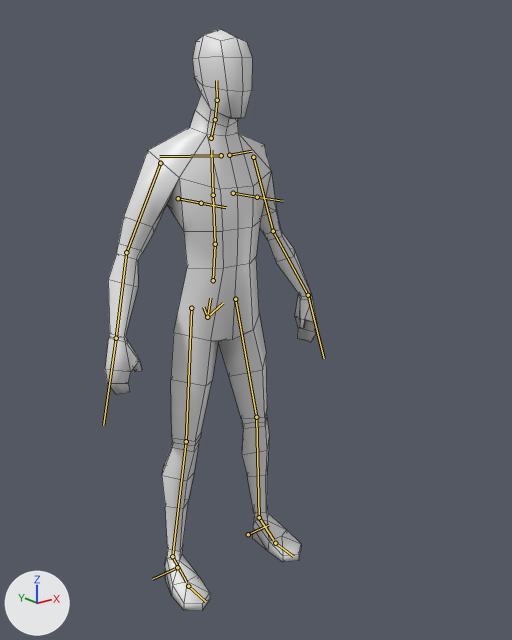
One commit to the FBX model Vrij_II/Assets/06_Models/DM_blockoutPlayer.fbx: the scene before it, then after it.
Before and after are seen from a 50 mm lens placed at (-0.992, -1.399, 1.231), pointed at (-0.005, -0.166, 0.738). The axes (+X, +Y, +Z) are drawn at lower left. The lights are the same throughout. The bones that bend it are drawn over the model as lines. Mesh edges are drawn as thin lines.
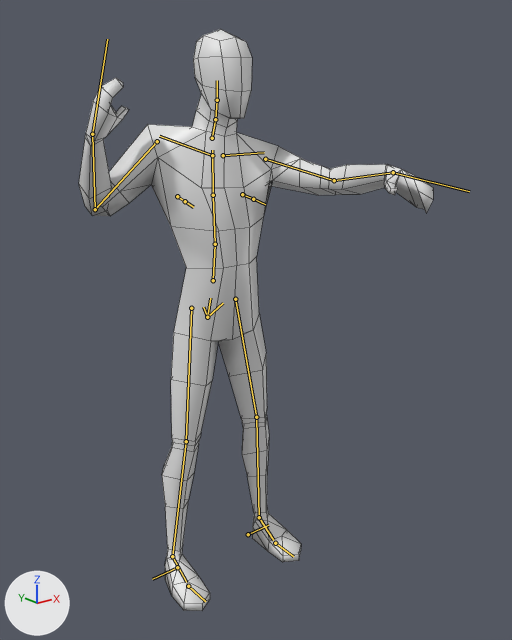
The newer file adds an action. The first version stands in its rest pose; the second is drawn at frame 1 of the action 'low poly base mesh|low poly base mesh|low poly base mesh|A_HoldSpear.001'.

Where the change shows, as pixel boxes (x1, y1, x2, y2) in the pictures (512 x 640 px):
'Cube.001', posed (67% wider): before (105, 29, 317, 611); after (79, 29, 433, 611)
bone 'spine.003', root to tip: before (213, 195) to (211, 150); after (213, 195) to (212, 150)
bone 'spine.004', root to tip: before (211, 138) to (215, 119); after (212, 138) to (215, 119)
bone 'upper_arm.L', root to tip: before (253, 157) to (273, 231); after (265, 159) to (334, 180)
bone 'shoulder.R', root to tip: before (221, 155) to (159, 156); after (212, 155) to (159, 136)
bone 'forearm.R', root to tip: before (126, 252) to (116, 338); after (95, 209) to (92, 134)
bone 'hand.R', root to tip: before (116, 338) to (103, 425); after (92, 134) to (107, 39)

The edits, one by one:
Bone 'spine.003' (bone_spine_003) turns from (0, 0, 0) to (0, -22, -1) degrees about its own x, y and z.
Bone 'spine.004' (bone_spine_004) turns from (0, 0, 0) to (-1, 19, -7) degrees about its own x, y and z.
Bone 'upper_arm.L' (bone_upper_arm_l) turns from (0, 0, 0) to (75, -14, 4) degrees about its own x, y and z.
Bone 'shoulder.R' (bone_shoulder_r) turns from (0, 0, 0) to (18, 11, -2) degrees about its own x, y and z.
Bone 'forearm.R' (bone_forearm_r) turns from (0, 0, 0) to (134, 33, 23) degrees about its own x, y and z.
Bone 'hand.R' (bone_hand_r) turns from (0, 0, 0) to (32, 12, 5) degrees about its own x, y and z.
